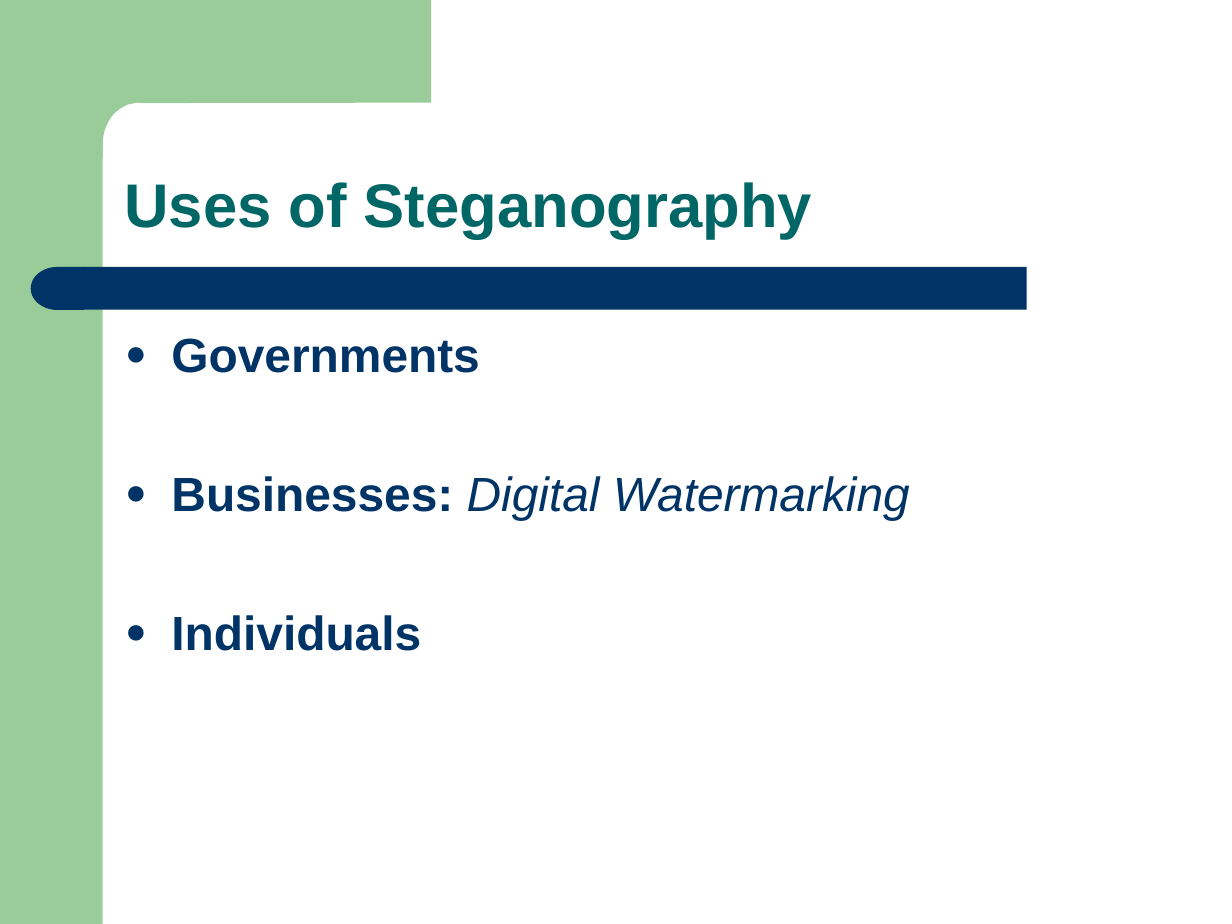
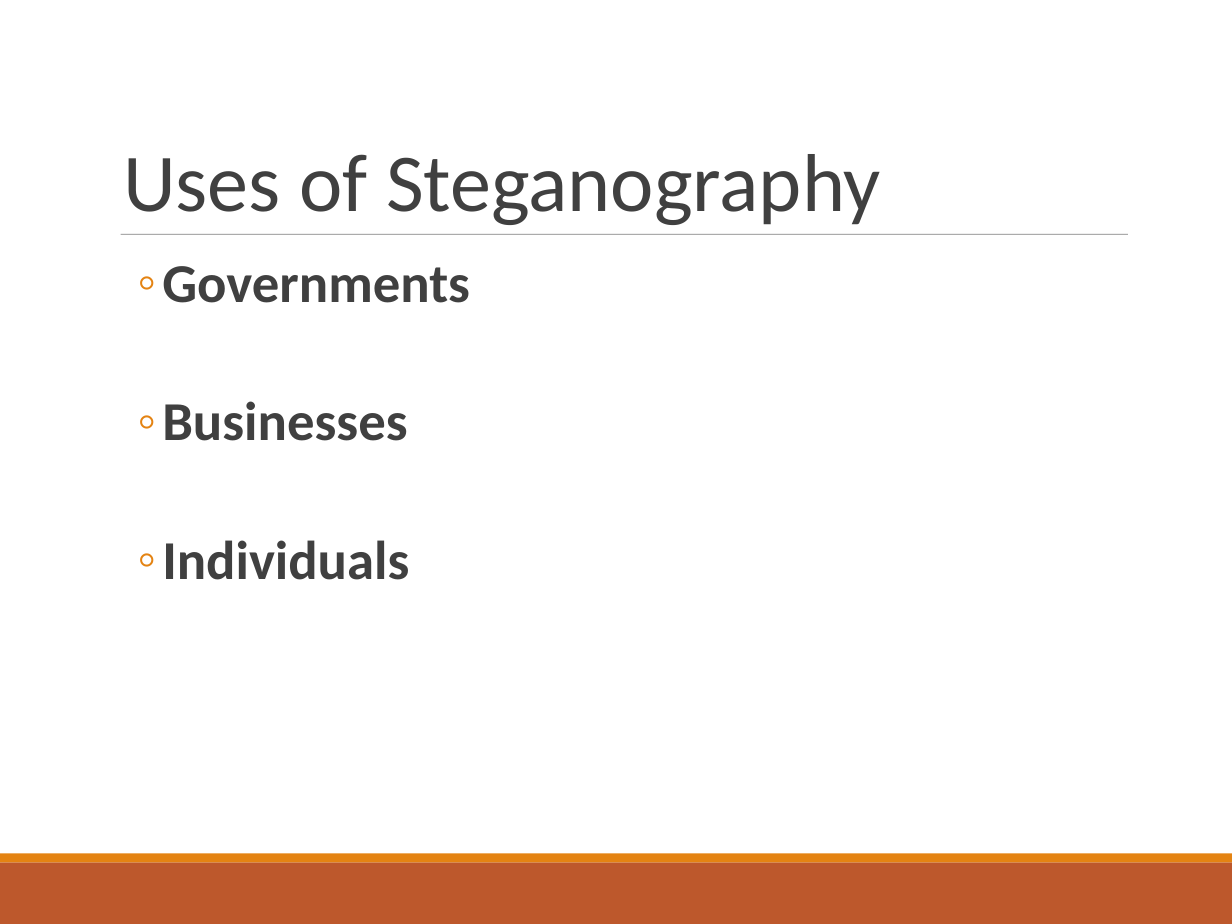
Before and after one commit to hemansh/digital_steganography, a slide deck: slide 5 of Steganography.ppt. Drawn at 1232x924 pixels with LibreOffice and Linux fonts; fonts in the diff are those of the drawing. Boxes give left, top, right and bottom in pixels: in the first picture for what was removed or moved away, otherwise in the second. Text is boxed around its words. In the diff, an @@ line names an element or a change of style, - is before the commit and + after.

```diff
--- a/Steganography.ppt
+++ b/Steganography.ppt
@@ title "Uses of Steganography": place and size @@
-title "Uses of Steganography" at <box>125,182,812,239</box>
+title "Uses of Steganography" at <box>123,154,881,225</box>
@@ title "Uses of Steganography" at <box>123,154,881,225</box>: size 36 to 48 pt, font Arial to Calibri, text colour #006666 to #404040, bold off; line spacing 0.9 to 0.85 @@
@@ line added from (121, 234) to (1127, 234), #7F7F7F 0.51 pt @@
@@ group removed at <box>0,0,1027,924</box>: 1 rectangle, 1 freeform shape, 1 rounded rectangle, 1 flow chart delay @@
@@ text "Governments": place and size @@
-text "Governments" at <box>171,338,910,651</box>
+text "Governments" at <box>162,266,470,580</box>
@@ text at <box>162,266,470,580</box>: size 28 to 32 pt, font Arial to Calibri, text colour #003366 to #404040 in "Governments", "Individuals"; bullet ● to ◦; list level 1 to 2 in "Governments"; line spacing 1 to 0.9; bullet colour #003366 to #E48312; list level 1 to 2 in "Individuals" @@
@@ text at <box>162,401,407,441</box>: text changed; size 28 to 32 pt; font Arial to Calibri; text colour #003366 to #404040; bold on; italic off @@
-● Businesses: Digital Watermarking
+  ◦ Businesses
@@ rectangle added at <box>0,862,1232,924</box>, fill #BD582C @@
@@ rectangle added at <box>0,854,1232,862</box>, fill #E48312 @@
```
Also in this commit, not shown: 15 other slides changed, 2 slides added, 3 slides removed, 1 other file.
